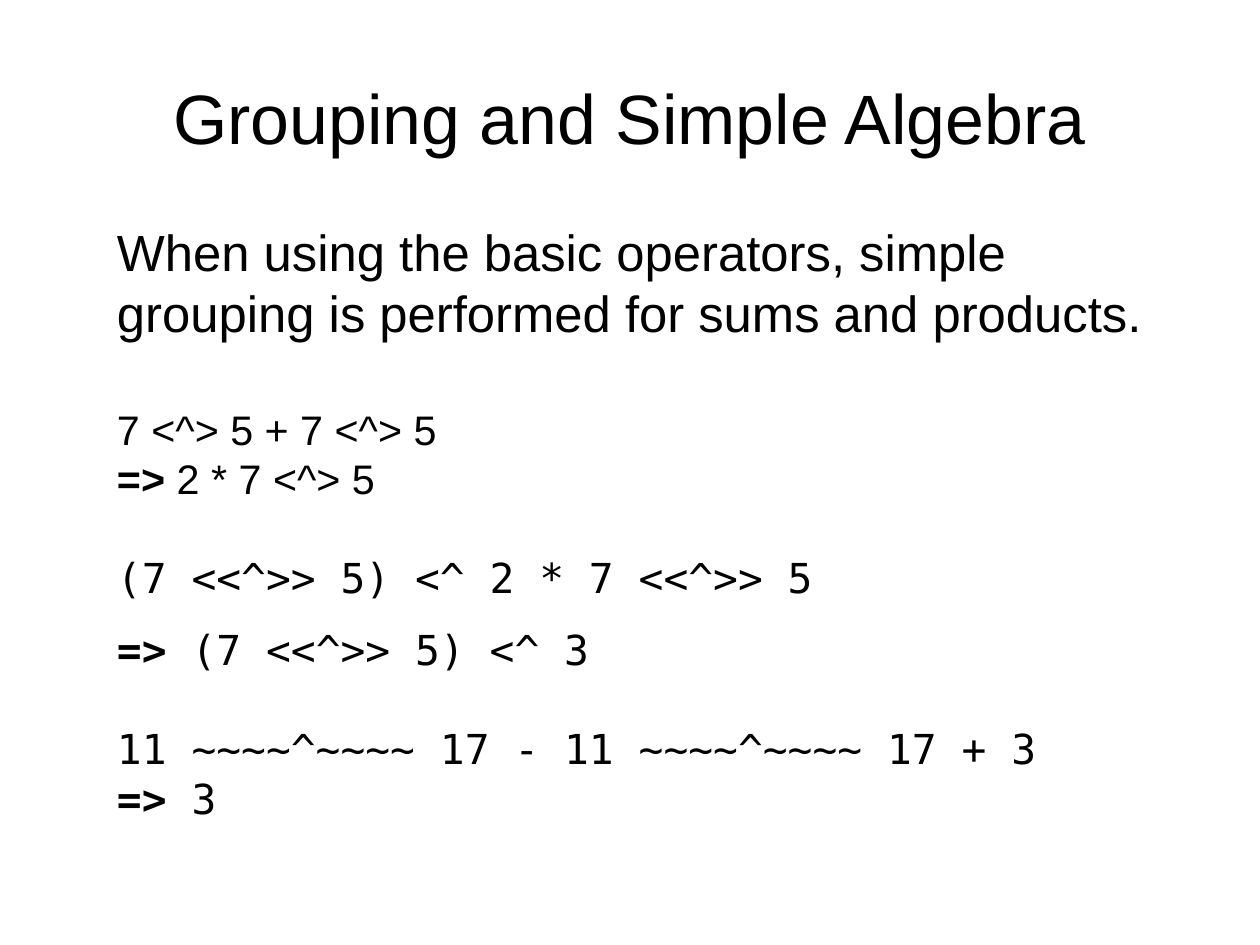
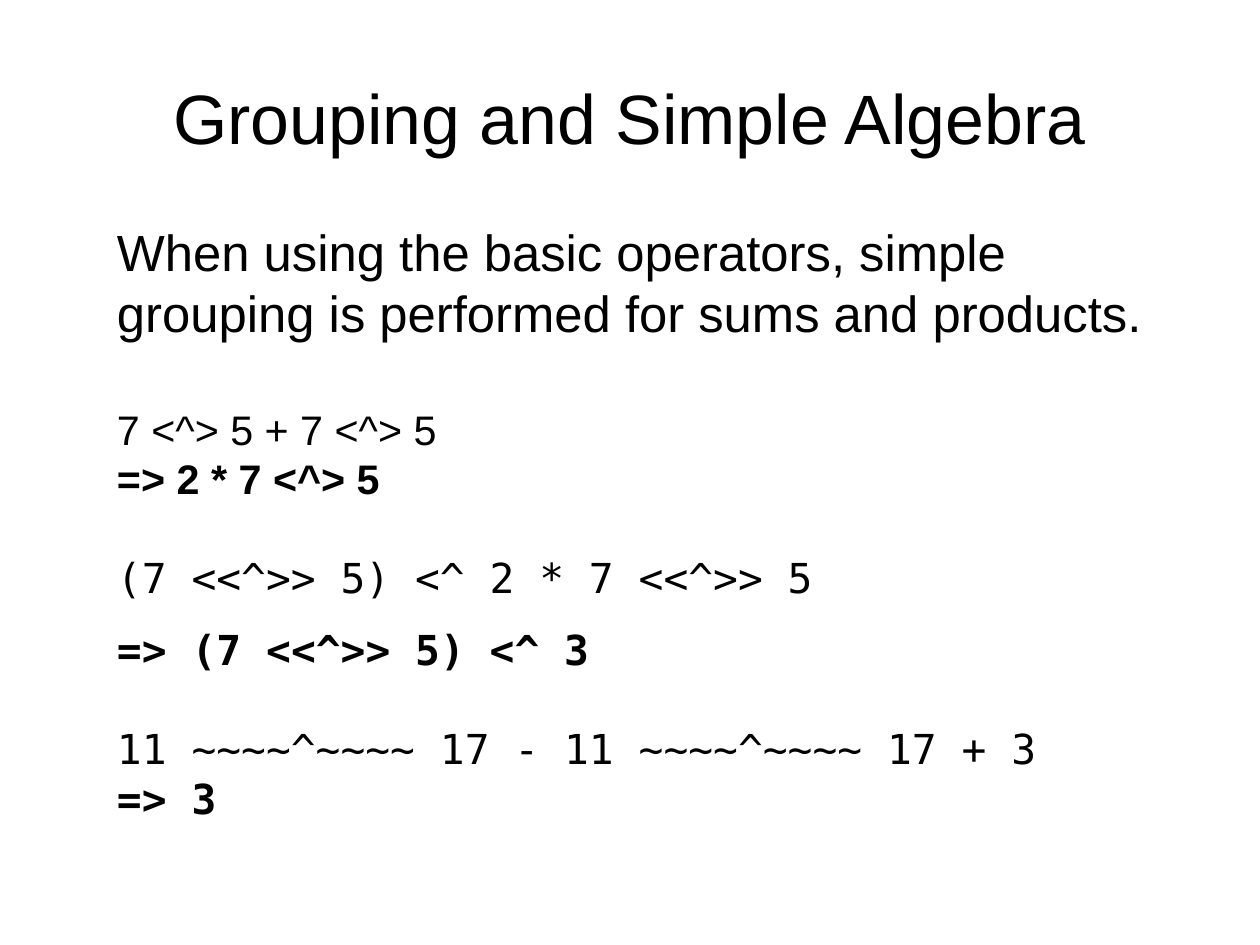
Before and after one commit to grandpascorpion/canon, a slide deck: slide 42 of goBigOrGoHome.odp. Drawn at 1260x945 pixels with LibreOffice and Linux fonts; fonts in the diff are those of the drawing. Boxes give left, top, right and bottom in pixels: in the first picture for what was removed or moved away, otherwise in the second. Text is boxed around its words. In the diff, an @@ line names an element or a change of style, - is before the commit and + after.

```diff
--- a/goBigOrGoHome.odp
+++ b/goBigOrGoHome.odp
@@ text "When using the basic operators, ..." at <box>117,234,1142,765</box>: bold on in "2 * 7 <^> 5", "(7 <<^>> 5) <^ 3 3" @@
```
Also in this commit, not shown: 17 other slides changed, 3 slides added.
